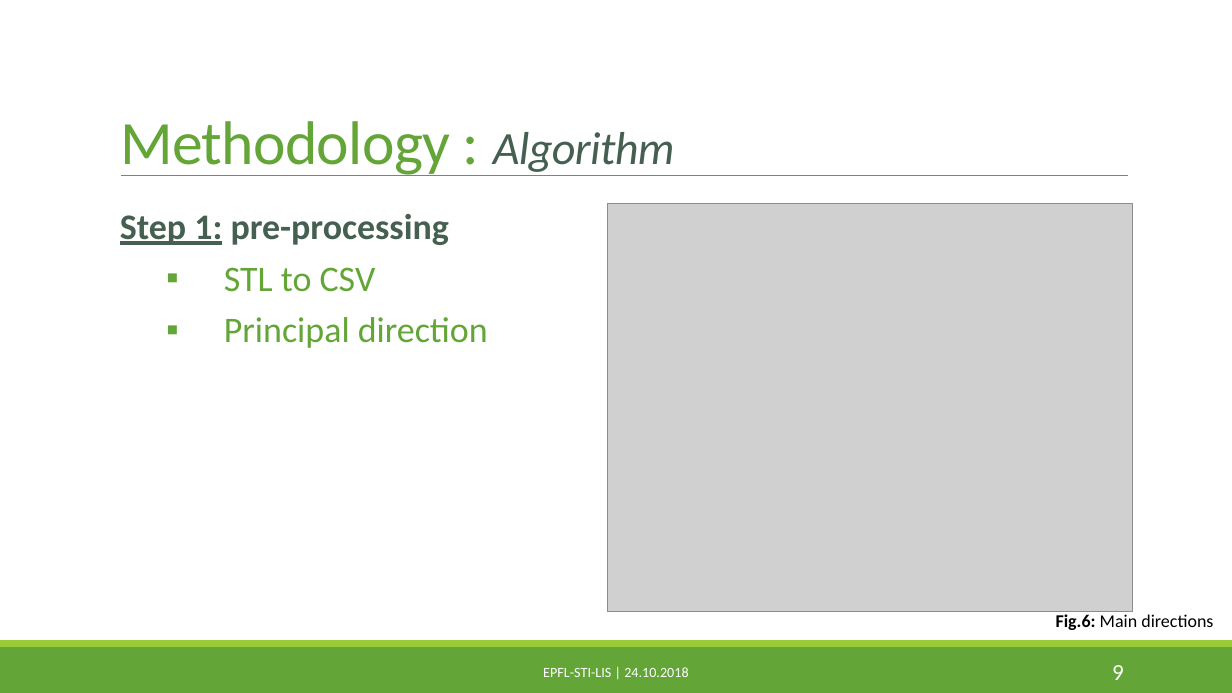
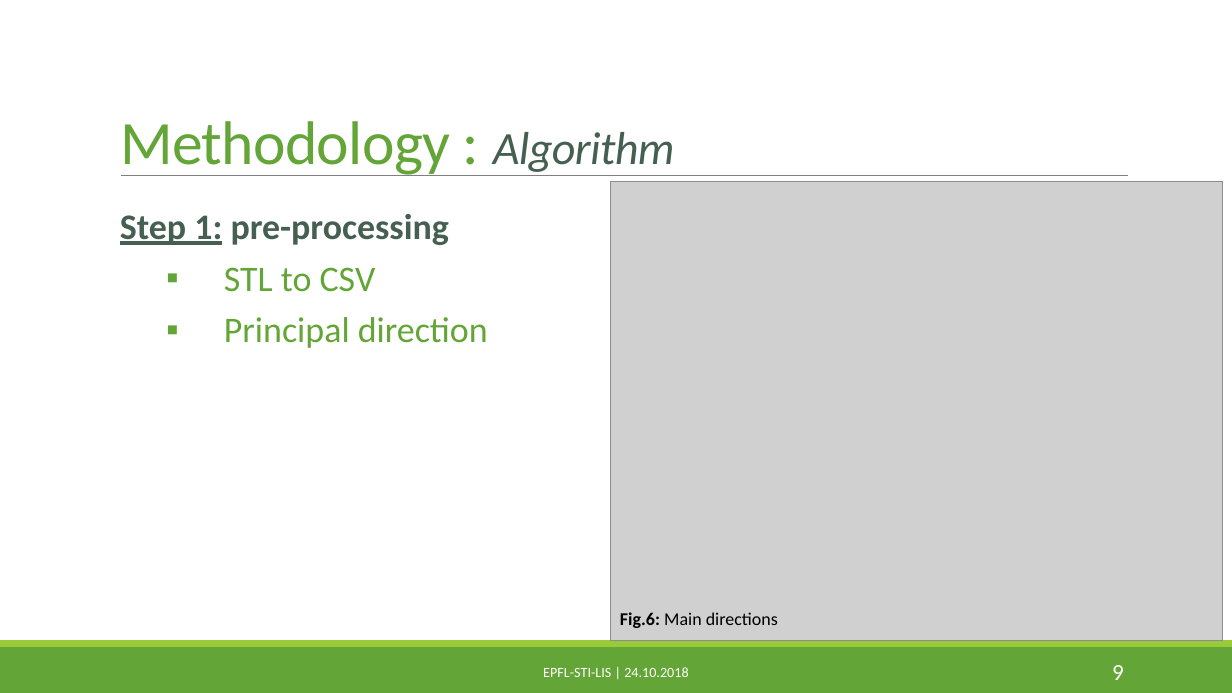
Before and after one commit to PaulineMauryL/PropellerProject, a slide deck: slide 9 of Report/MIDTERM.pptx. Drawn at 1232x693 pixels with LibreOffice and Linux fonts; fonts in the diff are those of the drawing; grey boxes stand for pictures. Boxes give left, top, right and bottom in pixels: in the first picture for what was removed or moved away, otherwise in the second. Text is boxed around its words. In the diff, an @@ line names an element or a change of style, - is before the commit and + after.

```diff
--- a/Report/MIDTERM.pptx
+++ b/Report/MIDTERM.pptx
@@ picture: place and size @@
-picture at box(607, 204, 1133, 612)
+picture at box(611, 182, 1223, 640)
@@ text "Fig.6: Main directions": place and size @@
-text "Fig.6: Main directions" at box(1056, 614, 1213, 630)
+text "Fig.6: Main directions" at box(620, 612, 778, 628)
```
Also in this commit, not shown: 8 other slides changed, 7 slides added, 1 slide removed, 14 other files.
